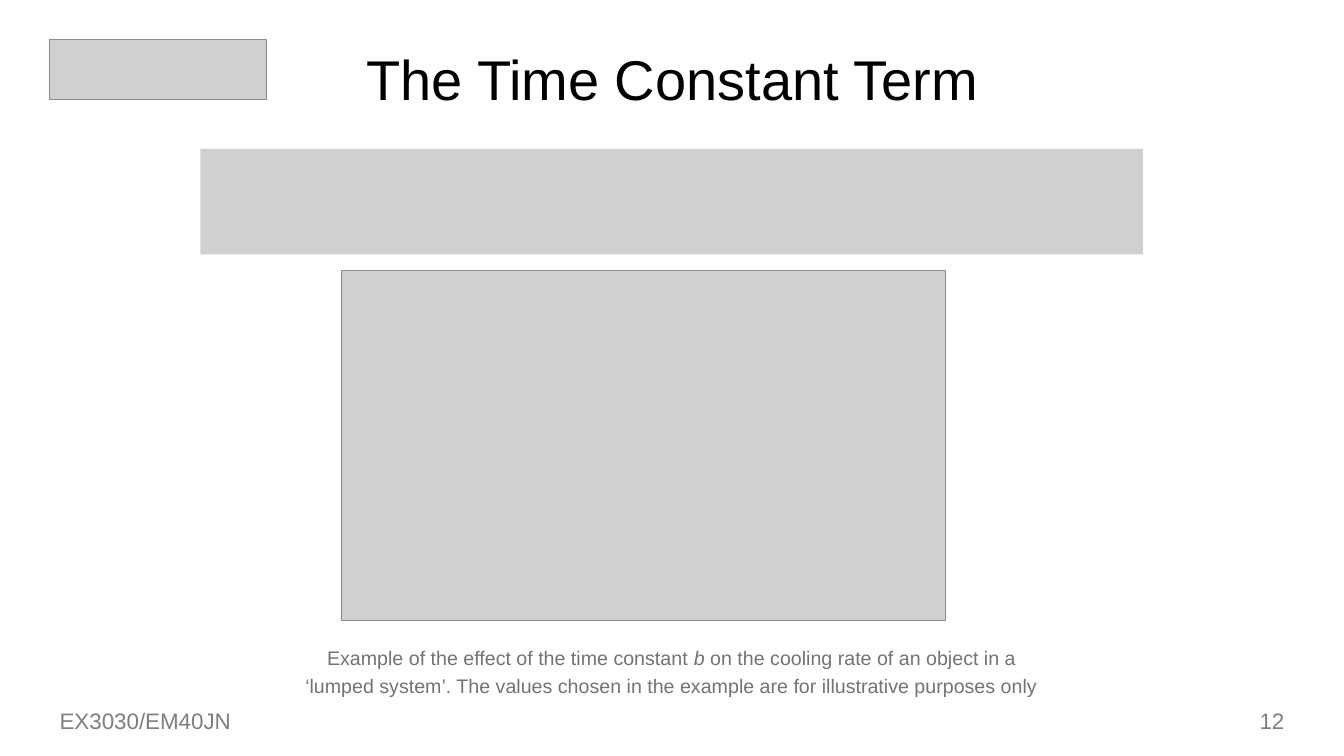
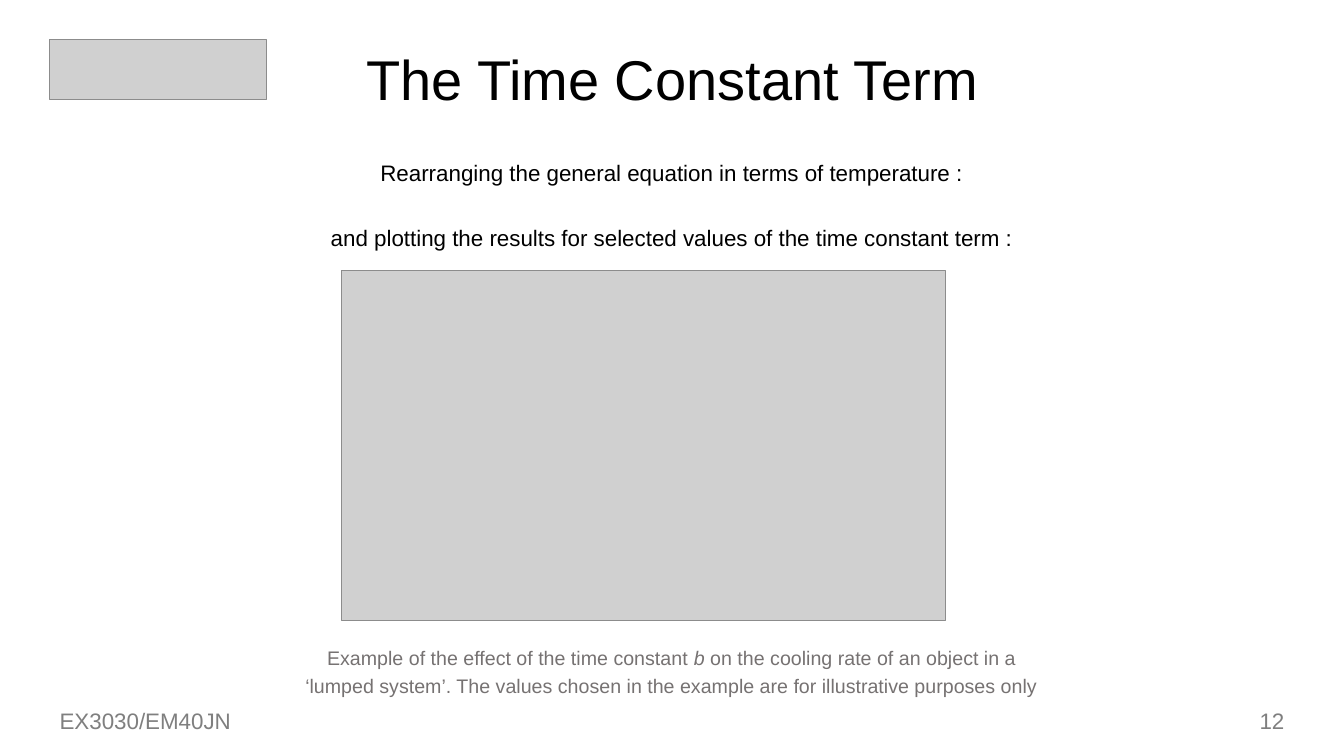
Before and after one commit to toastedcrumpets/HMMT, a slide deck: slide 12 of oldnotes/Week7-01.pptx. Drawn at 1344x756 pixels with LibreOffice and Linux fonts; fonts in the diff are those of the drawing; grey boxes stand for pictures. Boxes give left, top, right and bottom in pixels: in the first picture for what was removed or moved away, otherwise in the second. Text is boxed around its words. In the diff, an @@ line names an element or a change of style, - is before the commit and + after.

```diff
--- a/oldnotes/Week7-01.pptx
+++ b/oldnotes/Week7-01.pptx
@@ picture removed at (201,149,1143,255) @@
@@ text added at (331,164,1000,251), 16 pt, text #000000 @@
+Rearranging the general equation in terms of temperature :
+and plotting the results for selected values of the time constant term :
```
Also in this commit, not shown: 8 other slides changed, 2 slides added, 8 other files.
